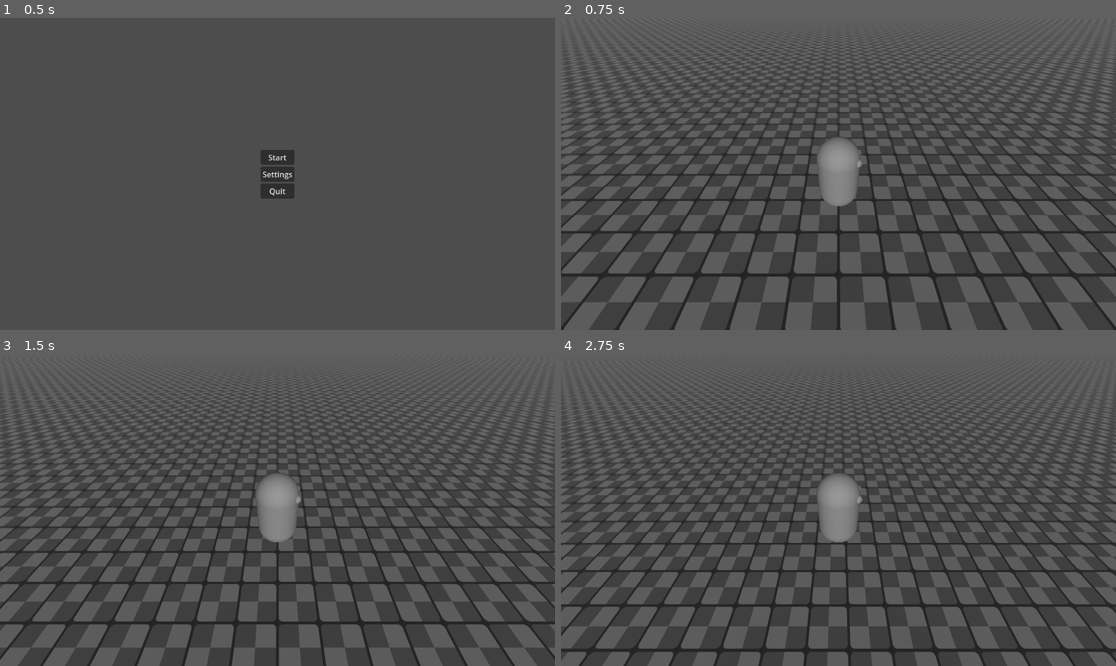
Above: before the commit, frames 1-4 (two rows, left to right).
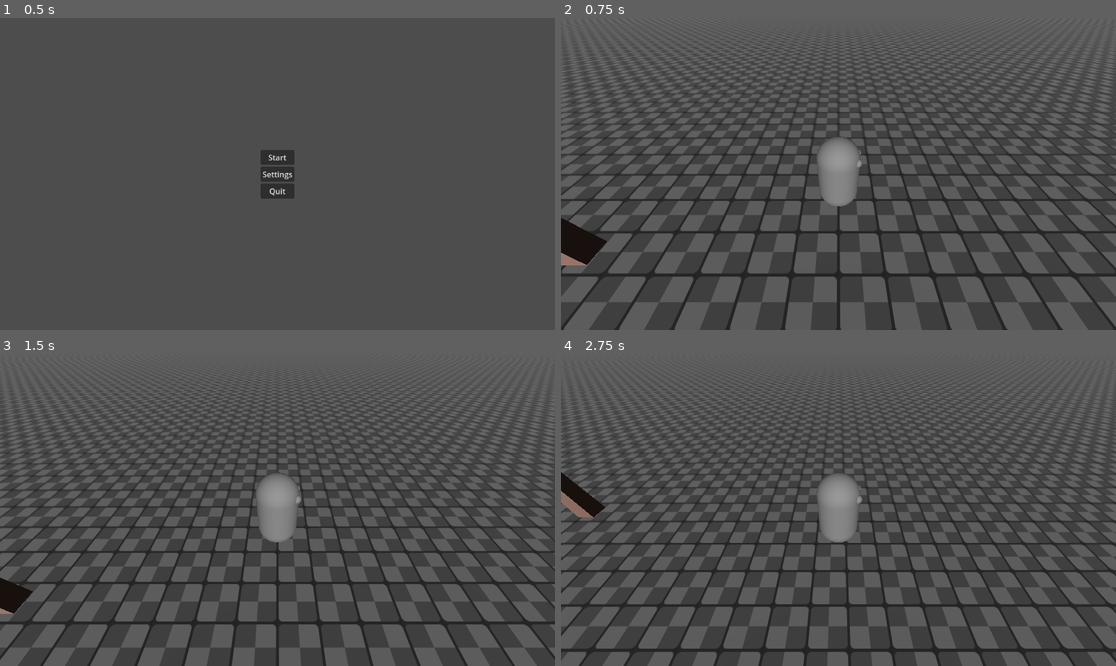
Above: after the commit, the same moments.

Repository: cl2493/KingdomOfInfluence
Game: Godot game, scene res://Scenes/Menu.tscn
Same seed, same stepped clock (60 frames per second), same inputs: the game is played once before the commit and once after it.
Inputs:
- Up to frame 1 (0.5 s): no input
- Up to frame 2 (0.75 s): click "Start" at 0.5 s
- Up to frame 3 (1.5 s): tap Enter (ui_accept) at 1.25 s; hold D (right) from 1.28 s (still down)
- Up to frame 4 (2.75 s): tap Enter (ui_accept) at 1.52, 2.27 s; release D (right) at 2.03 s; hold S (down) from 2.03 s (still down)

Frame 1 is identical in both runs. In frame 2, 0.8% of the frame differs, in the area x 0-9%, y 64-80%; in frame 3, 0.4%; in frame 4, 0.6%.

Commit message:
I added a tree

Diff:
--- a/Scenes/KingdomSpawn.tscn
+++ b/Scenes/KingdomSpawn.tscn
@@ -1,8 +1,9 @@
-[gd_scene load_steps=9 format=3 uid="uid://c3njpqy2qcci7"]
+[gd_scene load_steps=10 format=3 uid="uid://c3njpqy2qcci7"]
 
 [ext_resource type="Texture2D" uid="uid://y3oos8g7jth" path="res://assests/material/tiles/checkerboard.png" id="1_cj8rm"]
 [ext_resource type="Script" uid="uid://bodrkyghy7b8k" path="res://Scenes/kingdom_spawn.gd" id="1_jtqqd"]
 [ext_resource type="Script" uid="uid://dyadfgx22fcby" path="res://Scenes/player.gd" id="3_vmdq1"]
+[ext_resource type="PackedScene" uid="uid://bdn3enrs1eqj1" path="res://tree_pine_tall_a_2.tscn" id="4_ksjgd"]
 
 [sub_resource type="StandardMaterial3D" id="StandardMaterial3D_jtqqd"]
 depth_draw_mode = 2
@@ -65,3 +66,6 @@
 
 [node name="Camera3D" type="Camera3D" parent="Player/CameraOrigin/SpringArm3D"]
 transform = Transform3D(1, 0, 0, 0, 1, 0, 0, 0, 1, 0, 0, 1.91917)
+
+[node name="tree_pineTallA2" parent="." instance=ExtResource("4_ksjgd")]
+transform = Transform3D(1, 0, 0, 0, 1, 0, 0, 0, 1, -5.80447, -0.542066, 1.51672)
--- a/project.godot
+++ b/project.godot
@@ -37,11 +37,6 @@
 "events": [Object(InputEventKey,"resource_local_to_scene":false,"resource_name":"","device":-1,"window_id":0,"alt_press …(192 unchanged characters)…
 ]
 }
-quit={
-"deadzone": 0.2,
-"events": [Object(InputEventKey,"resource_local_to_scene":false,"resource_name":"","device":-1,"window_id":0,"alt_pressed":false,"shift_pressed":false,"ctrl_pressed":false,"meta_pressed":false,"pressed":false,"keycode":0,"physical_keycode":4194305,"key_label":0,"unicode":0,"location":0,"echo":false,"script":null)
-]
-}
 
 [rendering]
 
--- /dev/null
+++ b/tree_pine_tall_a_2.tscn
@@ -0,0 +1,8 @@
+[gd_scene load_steps=2 format=3 uid="uid://bdn3enrs1eqj1"]
+
+[ext_resource type="PackedScene" uid="uid://cq5lmdac4y0n8" path="res://assests/nature/tree_pineTallA.glb" id="1_rmkdv"]
+
+[node name="tree_pineTallA2" instance=ExtResource("1_rmkdv")]
+
+[node name="tmpParent" parent="." index="0"]
+transform = Transform3D(6, 0, 0, 0, 6, 0, 0, 0, 6, 0, 0, 0)
Binary file added: assests/nature/bed.glb
Not shown, added: assests/nature/bed.glb.import
Binary file added: assests/nature/bed_floor.glb
Not shown, added: assests/nature/bed_floor.glb.import
Binary file added: assests/nature/bridge_center_stone.glb
Not shown, added: assests/nature/bridge_center_stone.glb.import
Binary file added: assests/nature/bridge_center_stoneRound.glb
Not shown, added: assests/nature/bridge_center_stoneRound.glb.import
Binary file added: assests/nature/bridge_center_wood.glb
Not shown, added: assests/nature/bridge_center_wood.glb.import
Binary file added: assests/nature/bridge_center_woodRound.glb
Not shown, added: assests/nature/bridge_center_woodRound.glb.import
(and 847 more such lines)
